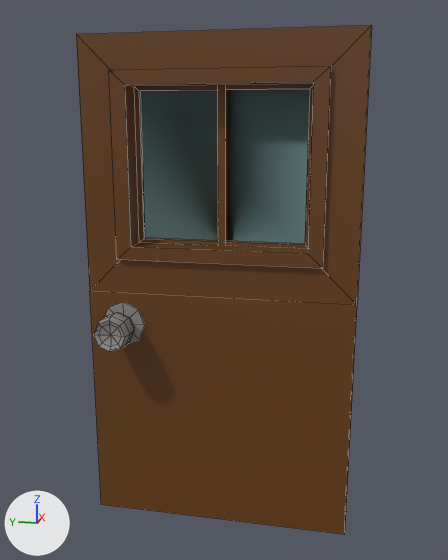
Renders of the FBX model Artists/Jac/architecture/Door.fbx from each side of a commit.
Camera for both pictures: a 50 mm camera at (-3.43, -0.04, 1.81) aimed at (-0.74, 0.5, 1.14). The axes (+X, +Y, +Z) are drawn at lower left. The lights are the same throughout. Mesh edges are drawn as thin lines. Where no turn or scale is listed for an object, it has been applied to the vertices.

Objects in the first picture: 'Door', 'Door_Window'.
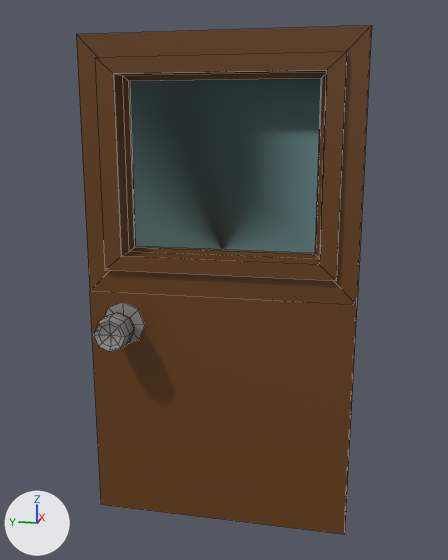
Commit message: door update

Where the change shows, as pixel boxes (x1, y1, x2, y2) in the pictures (448 x 560 px; the box of a moved part takes in the faces that stretch with it):
'Door_Window', reshaped (13% wider, 13% taller): before (141, 89, 310, 244); after (130, 78, 321, 253)
part 2 of me_mesh_001, deleted (brown): before (217, 85, 227, 246)
part 3 of me_mesh_001, moved or reshaped: before (109, 66, 332, 269); after (95, 51, 347, 281)

The edits, one by one:
me_mesh_001 is used by ob_door; location (0.0, 0.0, 0.0).
me_mesh_001 had 198 vertices, 202 faces and spanned x -1.06..-0.44, y -0.09..1.09, z 0.0..2.19.
me_mesh_001 now has 190 vertices, 196 faces and spans x -1.06..-0.44, y -0.09..1.09, z 0.0..2.19.
me_mesh_001 part 2: the loose piece of 8 vertices spanning x -0.79..-0.71, y 0.48..0.52, z 1.27..2.01 is deleted.
Part 3, on me_mesh_001:
6 vertices in x -0.89..-0.6, y 0.86..0.88, z 1.97..1.99 move by (0.0, 0.05, 0.04).
6 vertices in x -0.89..-0.6, y 0.12..0.14, z 1.97..1.99 move by (0.0, -0.05, 0.04).
4 vertices in x -0.89..-0.6, y 0.88, z 1.31 move by (0.0, 0.05, -0.05).
4 vertices in x -0.89..-0.6, y 0.12, z 1.31 move by (0.0, -0.05, -0.05).
12 vertices move from x -0.89..-0.6, y 0.05..0.95, z 1.25..2.04 to x -0.89..-0.6, y -0.01..1.01, z 1.2..2.1.
me_mesh has 8 vertices, 6 faces and spans x -0.758..-0.742, y 0.137..0.863, z 1.326..1.967.
me_mesh is used by ob_door_window; location (0.0, 0.0, 0.0).
Part 1, on me_mesh:
Vertex 0 of me_mesh moves from (-0.758, 0.137, 1.326) at pixel (305, 243) to (-0.758, 0.093, 1.285) at pixel (315, 253).
Vertex 1 of me_mesh moves from (-0.758, 0.863, 1.326) at pixel (145, 237) to (-0.758, 0.909, 1.285) at pixel (135, 246).
Vertex 2 of me_mesh moves from (-0.758, 0.137, 1.967) at pixel (310, 88) to (-0.758, 0.093, 2.008) at pixel (321, 78).
Vertex 3 of me_mesh moves from (-0.758, 0.863, 1.967) at pixel (140, 90) to (-0.758, 0.909, 2.008) at pixel (130, 81).
Vertex 4 of me_mesh moves from (-0.742, 0.137, 1.326) to (-0.742, 0.093, 1.285).
Vertex 5 of me_mesh moves from (-0.742, 0.863, 1.326) to (-0.742, 0.909, 1.285).
Vertex 6 of me_mesh moves from (-0.742, 0.863, 1.967) to (-0.742, 0.909, 2.008).
Vertex 7 of me_mesh moves from (-0.742, 0.137, 1.967) to (-0.742, 0.093, 2.008).
